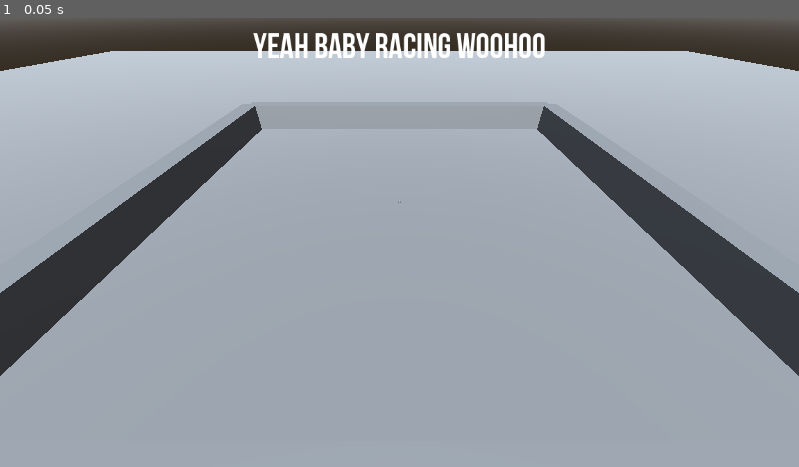
Above: before the commit, frame 1.
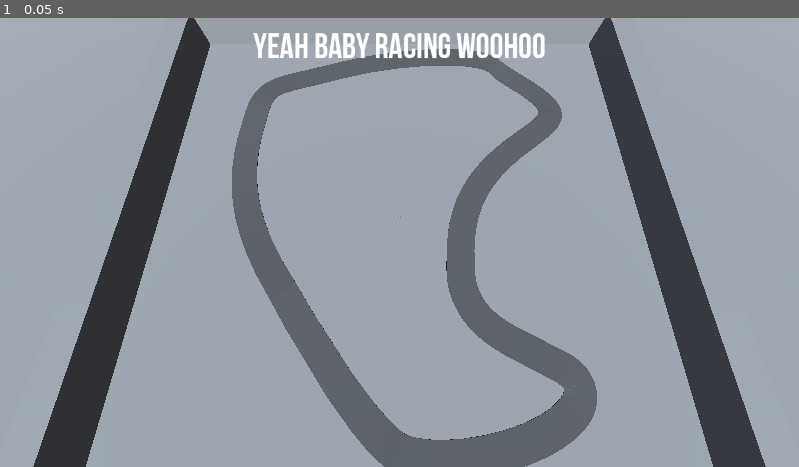
Above: after the commit, the same moment.

Repository: playroomkit/playroom-godot-kart
Game: Godot game, scene res://levels/race_host/race_base.tscn
The game is run twice, just before and just after one commit, with the same random seed, the same clock (stepped at 60 frames per second) and the same inputs. This scene is started directly instead of the project's main scene.
Inputs:
- Up to frame 1 (0.05 s): no input

The runs differ from the first frame. In frame 1, 37% of the frame differs, in the area x 0-100%, y 0-100%.

Commit message:
added track path

Diff:
--- a/levels/controller_scene.tscn
+++ b/levels/controller_scene.tscn
@@ -47,7 +47,9 @@
 size_flags_vertical = 3
 size_flags_stretch_ratio = 0.0
 theme = ExtResource("2_h2l7b")
+action_mode = 0
 text = "FULLSCREEN"
 script = ExtResource("3_0mrt7")
+other_type = 0
 
 [connection signal="toggled" from="CanvasLayer/Control/Border/MarginContainer/VBoxContainer/CheckButton" to="CanvasLayer/Control/Border/MarginContainer/VBoxContainer/CheckButton" method="_on_toggled"]
--- a/levels/race_host/world/TrackBase.gd
+++ b/levels/race_host/world/TrackBase.gd
@@ -9,6 +9,9 @@
 ## assume sibling of cars
 @export var car_spawn : Node3D
 
+
+## list of cars
+@export var cars : Array[CarBase]
 
 
 # Called when the node enters the scene tree for the first time.
@@ -24,3 +27,4 @@
 func add_car(car : CarBase):
 	add_child(car)
 	car.transform = car_spawn.transform
+	cars.push_back(car)
--- a/levels/race_host/world/TrackBase.tscn
+++ b/levels/race_host/world/TrackBase.tscn
@@ -1,6 +1,7 @@
-[gd_scene load_steps=13 format=3 uid="uid://bwc8bayrrxl7r"]
+[gd_scene load_steps=15 format=3 uid="uid://bwc8bayrrxl7r"]
 
 [ext_resource type="Script" path="res://levels/race_host/world/TrackBase.gd" id="1_743mx"]
+[ext_resource type="PackedScene" uid="uid://cu8eyrj86d7on" path="res://levels/race_host/world/race_camera.tscn" id="2_lcs2f"]
 [ext_resource type="Theme" uid="uid://cblqb84whle2r" path="res://ui/bebus_theme.tres" id="2_o6ihn"]
 
 [sub_resource type="ProceduralSkyMaterial" id="ProceduralSkyMaterial_b42a6"]
@@ -11,8 +12,6 @@
 [sub_resource type="Environment" id="Environment_i41jo"]
 background_mode = 2
 sky = SubResource("Sky_7u16r")
-
-[sub_resource type="CylinderMesh" id="CylinderMesh_bsv36"]
 
 [sub_resource type="BoxShape3D" id="BoxShape3D_g8isw"]
 size = Vector3(1000, 10, 1000)
@@ -32,6 +31,16 @@
 [sub_resource type="BoxMesh" id="BoxMesh_wdx13"]
 size = Vector3(10, 20, 200)
 
+[sub_resource type="Curve3D" id="Curve3D_x0twe"]
+_data = {
+"points": PackedVector3Array(28.4918, 3.39759, 36.0129, -28.4918, -3.39759, -36.0129, -45.322, 0, 33.9228, -2.77137, -1.55151, 19.0654, 2.77137, 1.55151, -19.0654, -67.5709, 0, -46.558, -26.007, -1.46498, 7.29942, 26.007, 1.46498, -7.29942, -29.7958, 0, -74.8099, -9.96081, 4.18362, -6.30216, 9.96081, -4.18362, 6.30216, 45, 1, -75, 26.2145, -0.738892, -19.557, -26.2145, 0.738892, 19.557, 58.6305, 0, -31.5579, 0.40152, 0, -23.8816, -0.40152, 0, 23.8816, 25.3104, 0, 24.5095, 1.3256, 0.948013, -18.3042, -1.3256, -0.948013, 18.3042, 59.5916, 0, 62.6353, 14.3952, 0.979666, 7.95847, -14.3952, -0.979666, -7.95847, -4.80577, 0, 81.8584, 0, 0, 0, 0, 0, 0, -45.322, 0, 33.9228),
+"tilts": PackedFloat32Array(0, 0, 0, 0, 0, 0, 0, 0, 0)
+}
+point_count = 9
+
+[sub_resource type="StandardMaterial3D" id="StandardMaterial3D_6rqvi"]
+albedo_color = Color(0.317647, 0.317647, 0.317647, 1)
+
 [node name="TrackBase" type="Node3D" node_paths=PackedStringArray("car_spawn")]
 script = ExtResource("1_743mx")
 car_spawn = NodePath("Spawn")
@@ -39,12 +48,9 @@
 [node name="WorldEnvironment" type="WorldEnvironment" parent="."]
 environment = SubResource("Environment_i41jo")
 
-[node name="Camera3D" type="Camera3D" parent="."]
-transform = Transform3D(1, 0, 0, 0, 0.769355, 0.638821, 0, -0.638821, 0.769355, 0, 63.731, 110.495)
-
-[node name="MeshInstance3D" type="MeshInstance3D" parent="Camera3D"]
-transform = Transform3D(1, 0, 0, 0, -4.37114e-08, -1, 0, 1, -4.37114e-08, 0, 0, 0)
-mesh = SubResource("CylinderMesh_bsv36")
+[node name="RaceCamera" parent="." node_paths=PackedStringArray("track") instance=ExtResource("2_lcs2f")]
+track = NodePath("..")
+y_offset = 40.0
 
 [node name="Ground" type="StaticBody3D" parent="."]
 transform = Transform3D(1, 0, 0, 0, 1, 0, 0, 0, 1, 0, -5.19912, 0)
@@ -66,7 +72,7 @@
 light_energy = 1.685
 
 [node name="Spawn" type="Node3D" parent="."]
-transform = Transform3D(1, 0, 0, 0, 1, 0, 0, 0, 1, 0, 10.8946, -8.24957)
+transform = Transform3D(1, 0, 0, 0, 1, 0, 0, 0, 1, -44.1835, 3.18546, 24.9175)
 
 [node name="ui" type="CanvasLayer" parent="."]
 
@@ -137,3 +143,22 @@
 
 [node name="MeshInstance3D" type="MeshInstance3D" parent="geometry/wall2"]
 mesh = SubResource("BoxMesh_wdx13")
+
+[node name="Path3D2" type="Path3D" parent="."]
+curve = SubResource("Curve3D_x0twe")
+
+[node name="Road" type="CSGPolygon3D" parent="Path3D2"]
+transform = Transform3D(1, 0, 0, 0, 1, 0, 0, 0, 1, 1.22524, 0.271147, -0.794157)
+use_collision = true
+polygon = PackedVector2Array(0, 0, 0, 0.2, 10, 0.2, 10, 0)
+mode = 2
+path_node = NodePath("..")
+path_interval_type = 0
+path_interval = 0.05
+path_simplify_angle = 4.3
+path_rotation = 1
+path_local = false
+path_continuous_u = true
+path_u_distance = 1.0
+path_joined = true
+material = SubResource("StandardMaterial3D_6rqvi")
--- a/levels/race_host/world/car_base.gd
+++ b/levels/race_host/world/car_base.gd
@@ -8,9 +8,11 @@
 enum DRIVE_STATE {GAS, BRAKE, REVERSE, IDLE}
 
 @export var acceleration_impulse = 10
-@export var steering_torque = 5
-@export var slide_damp_force = 5
-@export var slide_damp_mult = 1
+@export var steering_velocity = 5.0
+@export var slide_damp_force = 5.0
+@export var slide_damp_mult = 1.0
+
+@onready var mesh = $MeshInstance3D
 
 ## determines physics behavior of car
 var drive_state = DRIVE_STATE.IDLE
@@ -19,6 +21,7 @@
 ## what the controller is telling us
 var drive_input = DRIVE_STATE.IDLE
 var steering_input = 0
+var steering_velocity_coefficient = 40
 
 
 # ----- CALLBACKS -----
@@ -45,7 +48,8 @@
 		apply_central_force(forwards * acceleration_impulse)
 
 	# steering
-	apply_torque(up * steering_torque * -steering_state)
+	var speed = linear_velocity.length()
+	angular_velocity.y = (steering_velocity * -steering_state * speed) / steering_velocity_coefficient
 
 	# slide damp
 	_slide_dampening()
@@ -55,7 +59,9 @@
 
 
 func set_color(color : Color):
-	$MeshInstance3D.mesh.material.albedo_color = color
+	var mat = StandardMaterial3D.new()
+	mat.albedo_color = color
+	mesh.material_override = mat
 
 
 # -- Control Commands
--- a/levels/race_host/world/car_base.tscn
+++ b/levels/race_host/world/car_base.tscn
@@ -2,15 +2,15 @@
 
 [ext_resource type="Script" path="res://levels/race_host/world/car_base.gd" id="1_4bxcp"]
 
-[sub_resource type="StandardMaterial3D" id="StandardMaterial3D_8bi8j"]
+[sub_resource type="StandardMaterial3D" id="StandardMaterial3D_uxte8"]
 albedo_color = Color(1, 0, 0.439216, 1)
 
-[sub_resource type="BoxMesh" id="BoxMesh_0tk5q"]
-material = SubResource("StandardMaterial3D_8bi8j")
-size = Vector3(1, 1, 2)
+[sub_resource type="BoxMesh" id="BoxMesh_4gv78"]
+material = SubResource("StandardMaterial3D_uxte8")
+size = Vector3(2, 2, 4)
 
 [sub_resource type="BoxShape3D" id="BoxShape3D_i4tb1"]
-size = Vector3(1, 1, 2)
+size = Vector3(2, 2, 4)
 
 [sub_resource type="SphereMesh" id="SphereMesh_ucfb7"]
 
@@ -20,12 +20,12 @@
 acceleration_impulse = 50
 
 [node name="MeshInstance3D" type="MeshInstance3D" parent="."]
-mesh = SubResource("BoxMesh_0tk5q")
+mesh = SubResource("BoxMesh_4gv78")
 skeleton = NodePath("")
 
 [node name="CollisionShape3D" type="CollisionShape3D" parent="."]
 shape = SubResource("BoxShape3D_i4tb1")
 
 [node name="MeshInstance3D2" type="MeshInstance3D" parent="."]
-transform = Transform3D(1, 0, 0, 0, 1, 0, 0, 0, 1, 0, 0.594831, 0.393735)
+transform = Transform3D(1, 0, 0, 0, 1, 0, 0, 0, 1, 0, 1.04527, 1.17875)
 mesh = SubResource("SphereMesh_ucfb7")
--- /dev/null
+++ b/levels/race_host/world/race_camera.gd
@@ -0,0 +1,29 @@
+extends Camera3D
+
+
+@export var track : TrackBase
+@export var y_offset = 20.0
+
+# Called when the node enters the scene tree for the first time.
+func _ready():
+	pass # Replace with function body.
+
+
+# Called every frame. 'delta' is the elapsed time since the previous frame.
+func _process(delta):
+	pass
+
+
+func _physics_process(delta):
+
+	if track.cars.size() < 1: return
+
+	var mid = Vector3.ZERO
+	for car in track.cars:
+		mid += car.global_position
+
+	mid /= track.cars.size()
+
+	mid.y += y_offset
+
+	global_position = mid
--- /dev/null
+++ b/levels/race_host/world/race_camera.tscn
@@ -0,0 +1,14 @@
+[gd_scene load_steps=3 format=3 uid="uid://cu8eyrj86d7on"]
+
+[ext_resource type="Script" path="res://levels/race_host/world/race_camera.gd" id="1_55613"]
+
+[sub_resource type="CylinderMesh" id="CylinderMesh_bsv36"]
+
+[node name="RaceCamera" type="Camera3D"]
+transform = Transform3D(1, 0, 0, 0, 0.329674, 0.944095, 0, -0.944095, 0.329674, 0, 100.845, 47.583)
+script = ExtResource("1_55613")
+
+[node name="MeshInstance3D" type="MeshInstance3D" parent="."]
+transform = Transform3D(1, 0, 0, 0, -0.255547, 0.966797, 0, -0.966797, -0.255547, 0, 0, 0)
+mesh = SubResource("CylinderMesh_bsv36")
+skeleton = NodePath("")
--- a/ui/fullscreen_button.gd
+++ b/ui/fullscreen_button.gd
@@ -4,18 +4,24 @@
 extends Button
 
 
-@export var fullscreen_type = DisplayServer.WINDOW_MODE_EXCLUSIVE_FULLSCREEN
-@export var other_type = DisplayServer.WINDOW_MODE_MINIMIZED
+@export var fullscreen_type = DisplayServer.WINDOW_MODE_FULLSCREEN
+@export var other_type = DisplayServer.WINDOW_MODE_MAXIMIZED
 
 
 func _process(delta):
 	# check if game has been minimized any other way
-	if DisplayServer.window_get_mode() != fullscreen_type:
-		button_pressed = false
+	#if DisplayServer.window_get_mode() != fullscreen_type:
+		#button_pressed = false
+	pass
 
 
 func _on_toggled(toggled_on):
+
+	print("checkbutton toggled!")
+
 	if toggled_on :
+		print("toggled on")
 		DisplayServer.window_set_mode(fullscreen_type)
 	else:
+		print("toggled off")
 		DisplayServer.window_set_mode(other_type)
